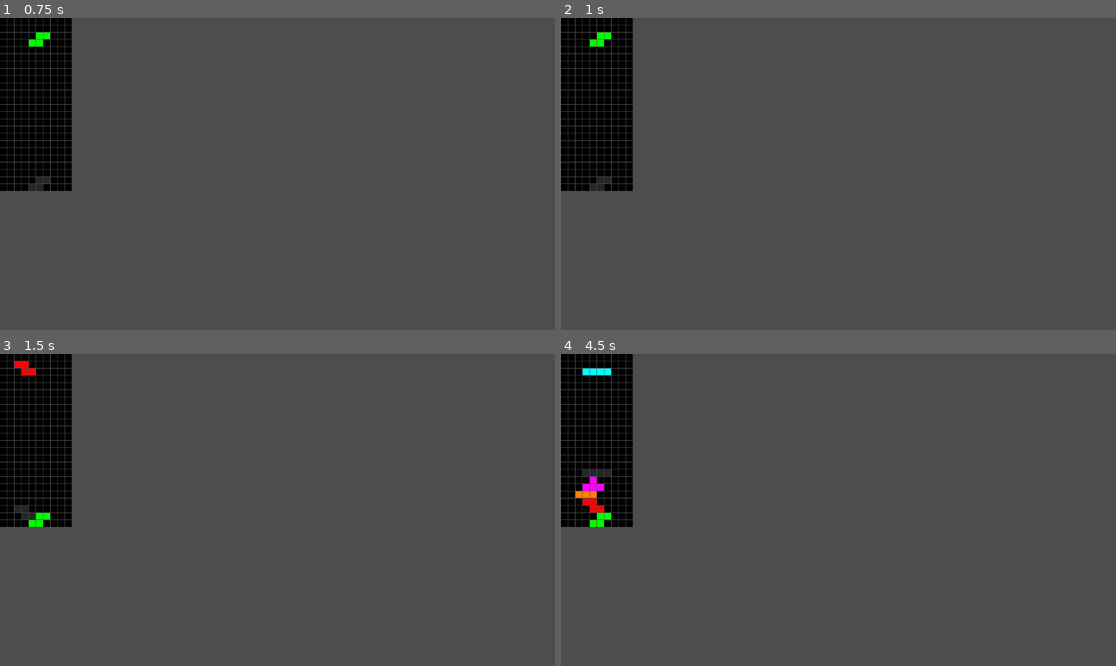
Above: before the commit, frames 1-4 (two rows, left to right).
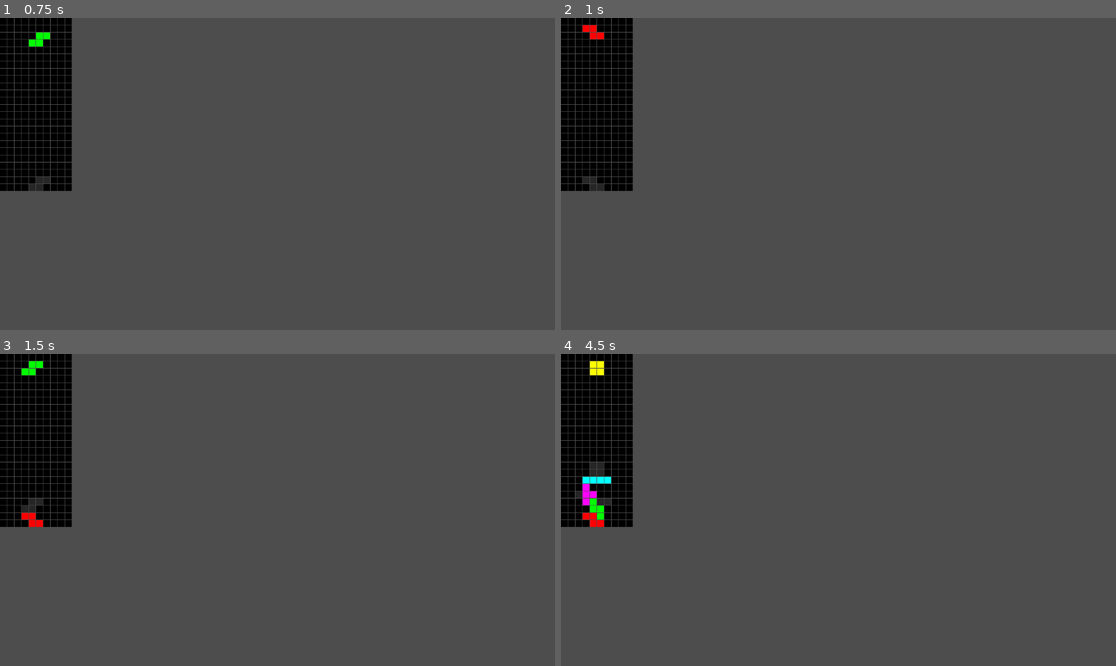
Above: after the commit, the same moments.

Repository: Skilled5041/gdtris
Game: Godot game, scene res://game.tscn
The game is run twice, just before and just after one commit, with the same random seed, the same clock (stepped at 60 frames per second) and the same inputs.
Inputs:
- Up to frame 1 (0.75 s): tap Enter at 0.5 s; hold Right (move_right) from 0.53 s (still down); tap Down (soft_drop) at 0.6 s
- Up to frame 2 (1 s): keep holding Right (move_right); tap Shift (hold, bound only after the commit) at 0.8 s
- Up to frame 3 (1.5 s): tap Space (hard_drop) at 1.25 s; release Right (move_right) at 1.28 s; hold Left (move_left) from 1.28 s (still down); tap Shift (hold, bound only after the commit) at 1.35 s
- Up to frame 4 (4.5 s): tap X (rotate_180, bound only after the commit) at 1.55, 2.1 s; tap Enter at 2, 3.5 s; release Left (move_left) at 2.03 s; hold Right (move_right) 2.03-3.53 s; tap Z (rotate_ccw, bound only after the commit) at 2.3, 2.85 s; tap Space (hard_drop) at 2.75, 4.25, 4.35 s; tap C (rotate_cw, bound only after the commit) at 3.05, 3.6 s; hold Left (move_left) from 3.53 s (still down); tap Down (soft_drop) at 3.8 s

Frame 1 is identical in both runs. In frame 2, 0.3% of the frame differs, in the area x 3-10%, y 2-54%; in frame 3, 0.5%; in frame 4, 0.9%, in the area x 2-10%, y 2-56%.

Commit message:
I HATE DYNAMICALLY TYPED LANGUAGES

Diff:
--- a/graphics.gd
+++ b/graphics.gd
@@ -23,6 +23,18 @@
 		queue_redraw()
 	elif Input.is_action_just_pressed("soft_drop"):
 		game.move_piece(Game.MoveDirections.DOWN)
+		queue_redraw()
+	elif Input.is_action_just_pressed("rotate_cw"):
+		game.rotate_piece(Piece.RotationAmount.NINETY_DEGREES)
+		queue_redraw()
+	elif Input.is_action_just_pressed("rotate_ccw"):
+		game.rotate_piece(Piece.RotationAmount.TWO_HUNDRED_SEVENTY_DEGREES)
+		queue_redraw()
+	elif Input.is_action_just_pressed("rotate_180"):
+		game.rotate_piece(Piece.RotationAmount.ONE_HUNDRED_EIGHTY_DEGREES)
+		queue_redraw()
+	elif Input.is_action_just_pressed("hold"):
+		game.hold()
 		queue_redraw()
 
 
--- a/project.godot
+++ b/project.godot
@@ -37,6 +37,26 @@
 "events": [Object(InputEventKey,"resource_local_to_scene":false,"resource_name":"","device":0,"window_id":0,"alt_presse …(181 unchanged characters)…
 ]
 }
+rotate_cw={
+"deadzone": 0.5,
+"events": [Object(InputEventKey,"resource_local_to_scene":false,"resource_name":"","device":0,"window_id":0,"alt_pressed":false,"shift_pressed":false,"ctrl_pressed":false,"meta_pressed":false,"pressed":false,"keycode":0,"physical_keycode":67,"key_label":0,"unicode":0,"echo":false,"script":null)
+]
+}
+rotate_ccw={
+"deadzone": 0.5,
+"events": [Object(InputEventKey,"resource_local_to_scene":false,"resource_name":"","device":-1,"window_id":0,"alt_pressed":false,"shift_pressed":false,"ctrl_pressed":false,"meta_pressed":false,"pressed":false,"keycode":0,"physical_keycode":90,"key_label":0,"unicode":122,"echo":false,"script":null)
+]
+}
+rotate_180={
+"deadzone": 0.5,
+"events": [Object(InputEventKey,"resource_local_to_scene":false,"resource_name":"","device":-1,"window_id":0,"alt_pressed":false,"shift_pressed":false,"ctrl_pressed":false,"meta_pressed":false,"pressed":false,"keycode":0,"physical_keycode":88,"key_label":0,"unicode":120,"echo":false,"script":null)
+]
+}
+hold={
+"deadzone": 0.5,
+"events": [Object(InputEventKey,"resource_local_to_scene":false,"resource_name":"","device":-1,"window_id":0,"alt_pressed":false,"shift_pressed":false,"ctrl_pressed":false,"meta_pressed":false,"pressed":false,"keycode":0,"physical_keycode":4194325,"key_label":0,"unicode":0,"echo":false,"script":null)
+]
+}
 
 [rendering]
 
--- a/src/base/game.gd
+++ b/src/base/game.gd
@@ -96,12 +96,14 @@
 
 	# Hold the piece
 	if hold_piece == null:
-		hold_piece = Piece.new(current_piece.type)
+		hold_piece = Piece.new(current_piece.piece_type)
+		already_held = true
 		spawn_new_piece_from_bag()
 	else:
-		var temp = Piece.new(current_piece.type)
-		current_piece = Piece.new(hold_piece.type)
-		hold_piece = Piece.new(temp.type)
+		already_held = true
+		var temp = Piece.new(current_piece.piece_type)
+		current_piece = Piece.new(hold_piece.piece_type)
+		hold_piece = Piece.new(temp.piece_type)
 		spawn_new_piece(current_piece)
 
 func spawn_new_piece_from_bag():
@@ -110,7 +112,6 @@
 
 func spawn_new_piece(piece: Piece):
 	current_piece = piece
-	already_held = false
 
 	current_piece_coordinates.clear()
 	current_piece_top_left_corner = Vector2(3, 1)
@@ -142,18 +143,19 @@
 
 	for point in current_piece_coordinates:
 		var add = true
-		for filtered_point in filtered_coordinates:
-			if point.x == filtered_point.x:
+		for index in range(filtered_coordinates.size()):
+			if point.x == filtered_coordinates[index].x:
 				add = false
-				if point.y > filtered_point.y:
-					filtered_point.y = point.y
+				if point.y > filtered_coordinates[index].y:
+					filtered_coordinates[index].y = point.y
 		if add:
 			filtered_coordinates.push_back(Vector2(point.x, point.y))
+
 
 	var amount_to_fall = 24
 	for point in filtered_coordinates:
 		# Check how far the piece can fall
-		for i in range(point.y + 1, 24):
+		for i in range(point.y, 24):
 			if board[point.x][i].state == Tile.State.PLACED:
 				amount_to_fall = min(amount_to_fall, i - point.y - 1)
 				break
@@ -217,6 +219,8 @@
 		piece_queue.push_back(get_piece_from_bag())
 
 func place_piece():
+	already_held = false
+
 	for point in current_piece_coordinates:
 		board[point.x][point.y].state = Tile.State.PLACED
 		highest_piece_row = min(highest_piece_row, point.y)
@@ -349,24 +353,27 @@
 		drop_lock_time = 0
 
 # 1 for clockwise, 2 for 180, 3 for counterclockwise
-func calculate_rotation(rotations: int):
-	rotations %= current_piece.get_number_of_rotation_states()
-
-	if rotations == 0:
+func calculate_rotation(rotations: Piece.RotationAmount):
+	if rotations == 0 or current_piece.piece_type == Piece.Pieces.O_PIECE:
 		return null
 
 	var rotated_piece = Piece.new(current_piece.piece_type)
-	rotated_piece.rotation %= current_piece.rotation + rotations
+	rotated_piece.rotation = current_piece.rotation
+	rotated_piece.rotate(rotations)
 
 	# Calculate the rotation
 	# (current rotation, rotated rotation)
 	var rotation = Vector2(current_piece.rotation, rotated_piece.rotation)
-	var kicks: Array[Vector2]
+	var kicks: Array
 
 	if current_piece.piece_type == Piece.Pieces.I_PIECE:
-		kicks = KickTables.IWallKickData[rotation]
+		if not KickTables.IWallKickData.has(rotation):
+			return null
+		kicks = KickTables.IWallKickData[Vector2(int(rotation.x), int(rotation.y))]
 	else:
-		kicks = KickTables.NonIWallKickData[rotation]
+		if not KickTables.NonIWallKickData.has(rotation):
+			return null
+		kicks = KickTables.NonIWallKickData[Vector2(int(rotation.x), int(rotation.y))]
 
 	# Try each kick
 	for kick in kicks:
@@ -399,9 +406,7 @@
 
 	return null
 
-func rotate_piece(rotations: int):
-	rotations %= current_piece.get_number_of_rotation_states()
-
+func rotate_piece(rotations: Piece.RotationAmount):
 	if rotations == 0 || current_piece.piece_type == Piece.Pieces.O_PIECE:
 		return
 
@@ -411,15 +416,7 @@
 	if kick == null:
 		return
 
-	match (int(current_piece.rotation) + rotations) % current_piece.get_number_of_rotation_states():
-		0:
-			current_piece.rotation = Piece.RotationState.ZERO_DEGREES
-		1:
-			current_piece.rotation = Piece.RotationState.NINETY_DEGREES
-		2:
-			current_piece.rotation = Piece.RotationState.ONE_HUNDRED_EIGHTY_DEGREES
-		3:
-			current_piece.rotation = Piece.RotationState.TWO_HUNDRED_SEVENTY_DEGREES
+	current_piece.rotate(rotations)
 
 	# Remove the current piece from the boast
 	for point in current_piece_coordinates:
@@ -427,14 +424,13 @@
 		board[point.x][point.y].type = Tile.TileType.EMPTY
 
 	current_piece_coordinates.clear()
-
 	# Add the rotated piece to the board
 	for i in range(current_piece.tiles.size()):
 		for j in range(current_piece.tiles[i].size()):
 			if current_piece.tiles[i][j].state == Tile.State.FALLING:
 				current_piece_coordinates.push_back(Vector2(j + current_piece_top_left_corner.x + kick.x, i + current_piece_top_left_corner.y + kick.y))
 				board[j + current_piece_top_left_corner.x + kick.x][i + current_piece_top_left_corner.y + kick.y].state = Tile.State.FALLING
-				board[j + current_piece_top_left_corner.x + kick.x][i + current_piece_top_left_corner.y + kick.y].type = current_piece.tile_type
+				board[j + current_piece_top_left_corner.x + kick.x][i + current_piece_top_left_corner.y + kick.y].type = current_piece.piece_type
 
 	# Update the top left corner
 	current_piece_top_left_corner.x += kick.x
--- a/src/base/kick_tables.gd
+++ b/src/base/kick_tables.gd
@@ -2,7 +2,7 @@
 
 class_name KickTables
 
-const NonIWallKickData = {
+const NonIWallKickData: = {
     Vector2(0, 1): [Vector2(0, 0), Vector2(-1, 0), Vector2(-1, -1), Vector2(0, 2), Vector2(-1, 2)],
     Vector2(0, 2): [Vector2(0, 0), Vector2(0, -1), Vector2(1, -1), Vector2(-1, -1), Vector2(1, 0), Vector2(-1, 0)],
     Vector2(0, 3): [Vector2(0, 0), Vector2(1, 0), Vector2(1, -1), Vector2(0, 2), Vector2(1, 2)],
--- a/src/base/piece.gd
+++ b/src/base/piece.gd
@@ -166,7 +166,7 @@
 	]
 ]
 
-enum RotationState {
+enum RotationAmount {
 	ZERO_DEGREES,
 	NINETY_DEGREES,
 	ONE_HUNDRED_EIGHTY_DEGREES,
@@ -181,7 +181,7 @@
 var piece_type: Pieces
 var tile_type: Tile.TileType
 var tiles: Array[Array]
-var rotation: RotationState = RotationState.ZERO_DEGREES
+var rotation: RotationAmount = RotationAmount.ZERO_DEGREES
 
 func _init(piece: Pieces):
 	piece_type = piece
@@ -210,14 +210,19 @@
 			else:
 				tiles[i].append(Tile.new(Tile.TileType.EMPTY, Tile.State.EMPTY))
 
-func set_rotation(new_rotation: RotationState):
-	if rotation == new_rotation:
+func rotate(rotate_by: RotationAmount):
+	if rotate_by == RotationAmount.ZERO_DEGREES:
 		return
 
-	rotation = new_rotation
-	for row in PIECE_ARRAYS[piece_type][rotation]:
-		for tile in row:
-			if tile == 1:
-				tile.append(Tile.new(tile_type, Tile.State.FALLING))
+	var new_rotation = (int(rotation) + int(rotate_by)) % get_number_of_rotation_states()
+	rotation = RotationAmount.values()[new_rotation]
+
+	# Update the tiles
+	for i in range(PIECE_ARRAYS[piece_type][new_rotation].size()):
+		for j in range(PIECE_ARRAYS[piece_type][new_rotation][i].size()):
+			if PIECE_ARRAYS[piece_type][new_rotation][i][j] == 1:
+				tiles[i][j].type = tile_type
+				tiles[i][j].state = Tile.State.FALLING
 			else:
-				tile.append(Tile.new(Tile.TileType.EMPTY, Tile.State.EMPTY))
+				tiles[i][j].type = Tile.TileType.EMPTY
+				tiles[i][j].state = Tile.State.EMPTY
